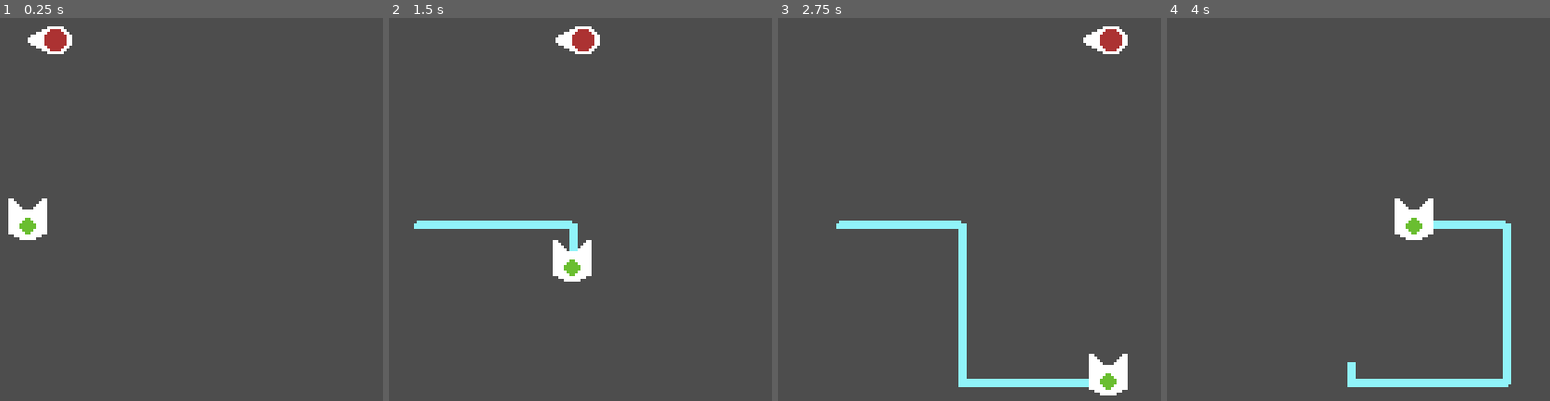
Above: before the commit, frames 1-4 (left to right).
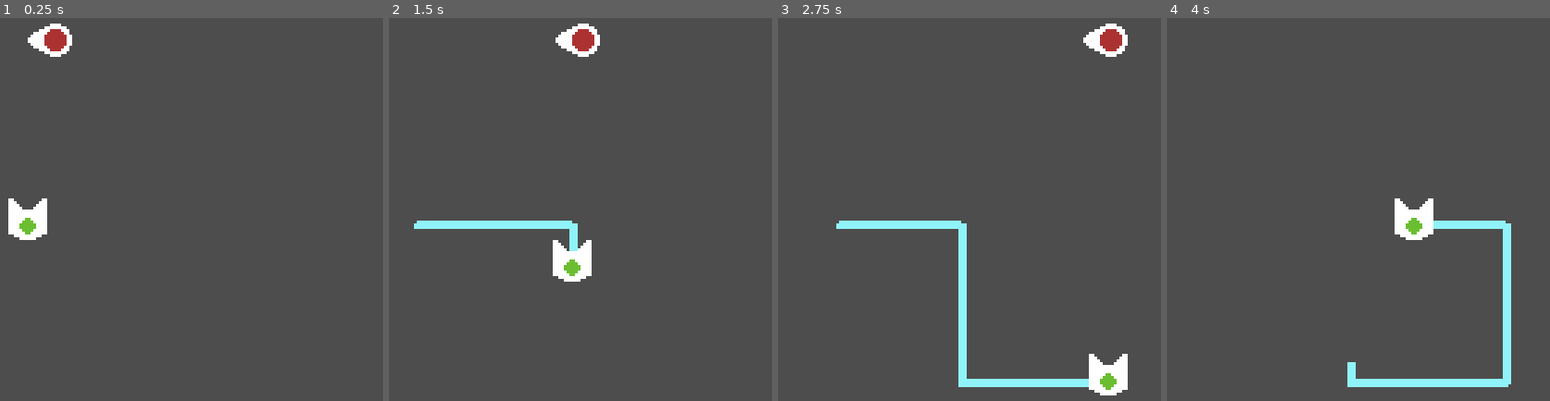
Above: after the commit, the same moments.

Repository: kennethbchen/Bullet-Wrangler-Game
Game: Godot game, scene res://Game.tscn
Two runs of this game, one before a commit and one after it. Both use one fixed random seed, a clock stepped at 60 frames per second and the inputs below.
Inputs:
- Up to frame 1 (0.25 s): no input
- Up to frame 2 (1.5 s): hold D (Right) 0.53-1.28 s; hold S (Down) from 1.28 s (still down)
- Up to frame 3 (2.75 s): release S (Down) at 2.03 s; hold D (Right) from 2.03 s (still down)
- Up to frame 4 (4 s): release D (Right) at 2.78 s; hold W (Up) 2.78-3.53 s; hold A (Left) from 3.53 s (still down)

The runs differ from the first frame. In frame 1, less than 0.1% of the frame differs, in the area x 8-19%, y 1-11%; in frame 2, less than 0.1%; in frame 3, less than 0.1%; in frame 4, nothing differs.

Commit message:
Organized files

Diff:
--- a/Game.tscn
+++ b/Game.tscn
@@ -1,23 +1,19 @@
-[gd_scene load_steps=9 format=3 uid="uid://ie7hduoarf56"]
+[gd_scene load_steps=7 format=3 uid="uid://dbm0wungyl62c"]
 
-[ext_resource type="Script" path="res://Player.gd" id="1_wdyi3"]
-[ext_resource type="Texture2D" uid="uid://bqyrcjomob3vk" path="res://Player.png" id="2_acqnw"]
-[ext_resource type="Script" path="res://LineDrawer.gd" id="2_v1nln"]
-[ext_resource type="Texture2D" uid="uid://bmws0v53bodpa" path="res://PlayerHurtbox.png" id="4_wikeh"]
-[ext_resource type="Script" path="res://Projectile.gd" id="5_fnrug"]
-[ext_resource type="Texture2D" uid="uid://dsgbymufdcx1a" path="res://Projectile.png" id="5_lr14q"]
+[ext_resource type="Script" path="res://Scripts/Player.gd" id="1_wwex1"]
+[ext_resource type="Script" path="res://Scripts/LineDrawer.gd" id="2_nfbc4"]
+[ext_resource type="Texture2D" uid="uid://bqyrcjomob3vk" path="res://Sprites/Player.png" id="3_8cno4"]
+[ext_resource type="Texture2D" uid="uid://bmws0v53bodpa" path="res://Sprites/PlayerHurtbox.png" id="4_7p6tv"]
+[ext_resource type="PackedScene" uid="uid://bbolx8a630ljg" path="res://Projectile.tscn" id="5_6w3up"]
 
 [sub_resource type="CircleShape2D" id="CircleShape2D_njttx"]
 radius = 3.0
-
-[sub_resource type="CircleShape2D" id="CircleShape2D_xthn4"]
-radius = 4.0
 
 [node name="Game" type="Node2D"]
 
 [node name="Player" type="Area2D" parent="."]
 position = Vector2(128, 128)
-script = ExtResource("1_wdyi3")
+script = ExtResource("1_wwex1")
 
 [node name="LineDrawer" type="Line2D" parent="Player"]
 top_level = true
@@ -28,32 +24,23 @@
 joint_mode = 2
 begin_cap_mode = 2
 end_cap_mode = 2
-script = ExtResource("2_v1nln")
+script = ExtResource("2_nfbc4")
 max_points = 25
 min_distance = 6.0
 
 [node name="Sprite" type="Sprite2D" parent="Player"]
-texture = ExtResource("2_acqnw")
+texture = ExtResource("3_8cno4")
 
 [node name="HurtboxSprite" type="Sprite2D" parent="Player"]
 z_index = 1
 position = Vector2(0, 3)
-texture = ExtResource("4_wikeh")
+texture = ExtResource("4_7p6tv")
 
 [node name="Hurtbox" type="CollisionShape2D" parent="Player"]
 position = Vector2(0, 3)
 shape = SubResource("CircleShape2D_njttx")
 
-[node name="Projectile" type="Area2D" parent="."]
+[node name="Projectile" parent="." instance=ExtResource("5_6w3up")]
 position = Vector2(128, 64)
-script = ExtResource("5_fnrug")
-speed = 40
-
-[node name="Sprite" type="Sprite2D" parent="Projectile"]
-position = Vector2(-2, 0)
-texture = ExtResource("5_lr14q")
-
-[node name="CollisionShape2D" type="CollisionShape2D" parent="Projectile"]
-shape = SubResource("CircleShape2D_xthn4")
 
 [connection signal="area_entered" from="Player" to="Player" method="_on_area_entered"]
--- /dev/null
+++ b/Projectile.tscn
@@ -0,0 +1,18 @@
+[gd_scene load_steps=4 format=3 uid="uid://bbolx8a630ljg"]
+
+[ext_resource type="Script" path="res://Scripts/Projectile.gd" id="1_r7twk"]
+[ext_resource type="Texture2D" uid="uid://ylrphuna03sj" path="res://Sprites/Projectile.png" id="2_qnl5r"]
+
+[sub_resource type="CircleShape2D" id="CircleShape2D_xthn4"]
+radius = 4.0
+
+[node name="Projectile" type="Area2D"]
+script = ExtResource("1_r7twk")
+speed = 40
+
+[node name="Sprite" type="Sprite2D" parent="."]
+position = Vector2(-2, 0)
+texture = ExtResource("2_qnl5r")
+
+[node name="CollisionShape2D" type="CollisionShape2D" parent="."]
+shape = SubResource("CircleShape2D_xthn4")
Binary file removed: Projectile.png
Renamed: LineDrawer.gd -> Scripts/LineDrawer.gd
Renamed: Player.gd -> Scripts/Player.gd
Renamed: Projectile.gd -> Scripts/Projectile.gd
Renamed: Player.png -> Sprites/Player.png
Not shown, changed: Sprites/Player.png.import
Renamed: PlayerHurtbox.png -> Sprites/PlayerHurtbox.png
Not shown, changed: Sprites/PlayerHurtbox.png.import
Binary file added: Sprites/Projectile.png
Not shown, changed: Sprites/Projectile.png.import
